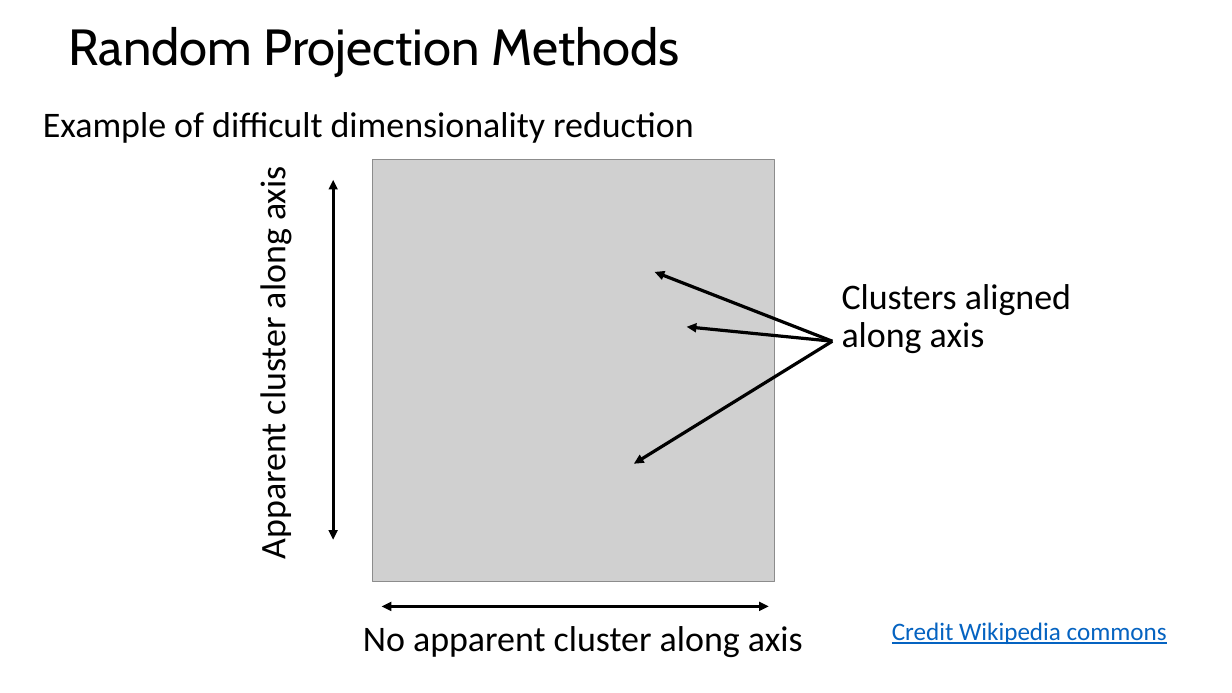
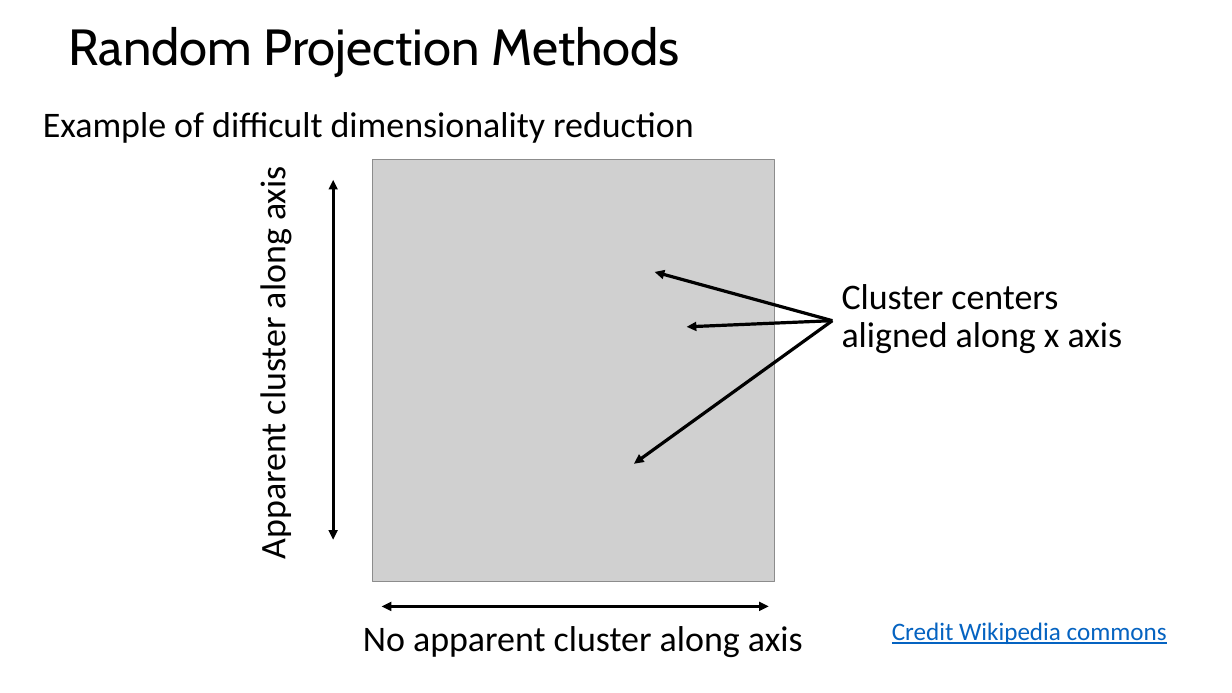
Before and after one commit to StephenElston/CSCI-E-108, a slide deck: slide 13 of slides/10_DimensionalityReduction_Part2.pptx (slide 14 before the commit). Drawn at 1232x693 pixels with LibreOffice and Linux fonts; fonts in the diff are those of the drawing; grey boxes stand for pictures. Boxes give left, top, right and bottom in pixels: in the first picture for what was removed or moved away, otherwise in the second. Text is boxed around its words. In the diff, an @@ line names an element or a change of style, - is before the commit and + after.

```diff
--- a/slides/10_DimensionalityReduction_Part2.pptx
+++ b/slides/10_DimensionalityReduction_Part2.pptx
@@ arrow moved from (833, 341) - (655, 272) to (833, 321) - (655, 272) @@
@@ text at (x1=842, y1=284, x2=1123, y2=353): text changed @@
-Clusters aligned along axis
+Cluster centers aligned along x axis
@@ arrow moved from (833, 341) - (634, 464) to (833, 321) - (634, 464) @@
@@ arrow moved from (833, 341) - (687, 327) to (833, 321) - (687, 327) @@
```
Also in this commit, not shown: 7 other slides changed, 6 slides added.
